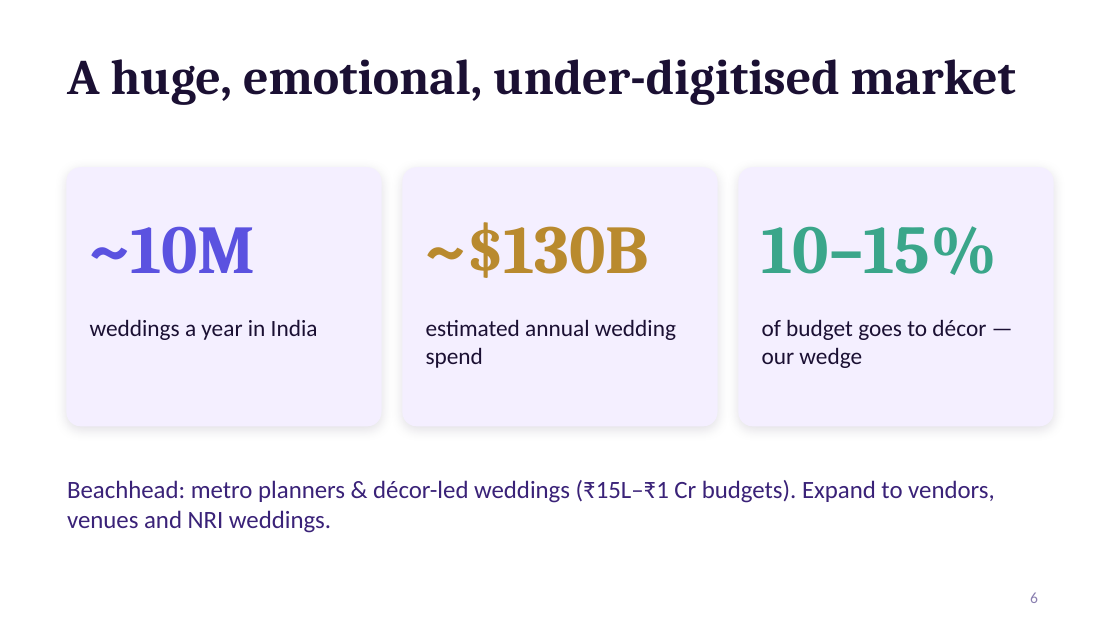
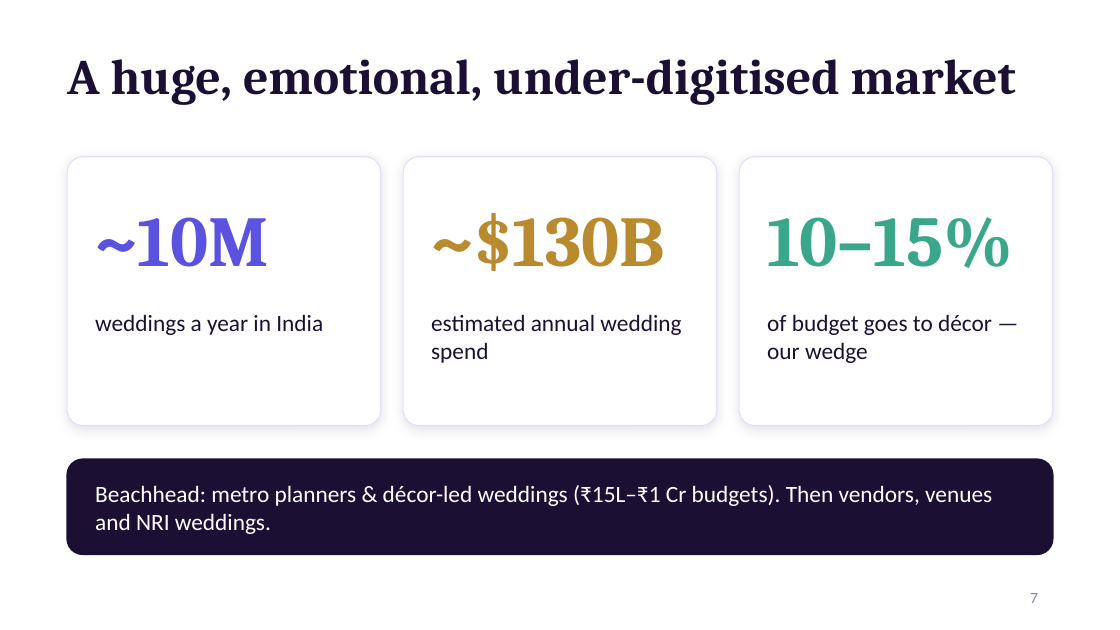
Before and after one commit to vaibhavdave/weddingplanner, a slide deck: slide 7 of pitch/WedVerse_AI_Shark_Tank_Pitch.pptx (slide 6 before the commit). Drawn at 1120x630 pixels with LibreOffice and Linux fonts; fonts in the diff are those of the drawing; background and template pictures are left out. Boxes give left, top, right and bottom in pixels: in the first picture for what was removed or moved away, otherwise in the second. Text is boxed around its words. In the diff, an @@ line names an element or a change of style, - is before the commit and + after.

```diff
--- a/pitch/WedVerse_AI_Shark_Tank_Pitch.pptx
+++ b/pitch/WedVerse_AI_Shark_Tank_Pitch.pptx
@@ rounded rectangle: place and size @@
-rounded rectangle at box(67, 168, 381, 426)
+rounded rectangle at box(67, 157, 381, 426)
@@ rounded rectangle: place and size @@
-rounded rectangle at box(403, 168, 717, 426)
+rounded rectangle at box(403, 157, 717, 426)
@@ fill #F4EFFF to #FFFFFF; outline #F4EFFF 1 pt to #E6DEFA 0.75 pt; proportions changed in 3 elements at box(67, 157, 381, 426), box(403, 157, 717, 426), box(739, 157, 1053, 426) @@
@@ rounded rectangle: place and size @@
-rounded rectangle at box(739, 168, 1053, 426)
+rounded rectangle at box(739, 157, 1053, 426)
@@ text "~10M": place and size @@
-text "~10M" at box(90, 226, 256, 274)
+text "~10M" at box(95, 217, 269, 267)
@@ text "~$130B": place and size @@
-text "~$130B" at box(426, 222, 650, 278)
+text "~$130B" at box(431, 213, 665, 271)
@@ size 44 to 46 pt in 3 elements at box(95, 217, 269, 267), box(431, 213, 665, 271), box(767, 217, 1013, 268) @@
@@ text "10–15%": place and size @@
-text "10–15%" at box(762, 226, 998, 275)
+text "10–15%" at box(767, 217, 1013, 268)
@@ text "weddings a year in India": place and size @@
-text "weddings a year in India" at box(90, 319, 318, 340)
+text "weddings a year in India" at box(95, 314, 323, 335)
@@ text "estimated annual wedding spend": place and size @@
-text "estimated annual wedding spend" at box(426, 319, 676, 368)
+text "estimated annual wedding spend" at box(431, 314, 681, 363)
@@ text "of budget goes to décor ...": place and size @@
-text "of budget goes to décor ..." at box(762, 319, 986, 368)
+text "of budget goes to décor ..." at box(767, 314, 992, 363)
@@ rounded rectangle added at box(67, 459, 1053, 554), fill #1B1033, outline #1B1033 1 pt @@
@@ text at box(95, 485, 992, 534): text changed; size 16 to 15 pt; text colour #3A2278 to #FFFFFF @@
-Beachhead: metro planners & décor-led weddings (₹15L–₹1 Cr budgets). Expand to vendors, venues and NRI weddings.
+Beachhead: metro planners & décor-led weddings (₹15L–₹1 Cr budgets). Then vendors, venues and NRI weddings.
@@ page number at box(1030, 593, 1038, 603): text changed @@
-6
+7
```
Also in this commit, not shown: 11 other slides changed, 1 slide added, 26 other files.
